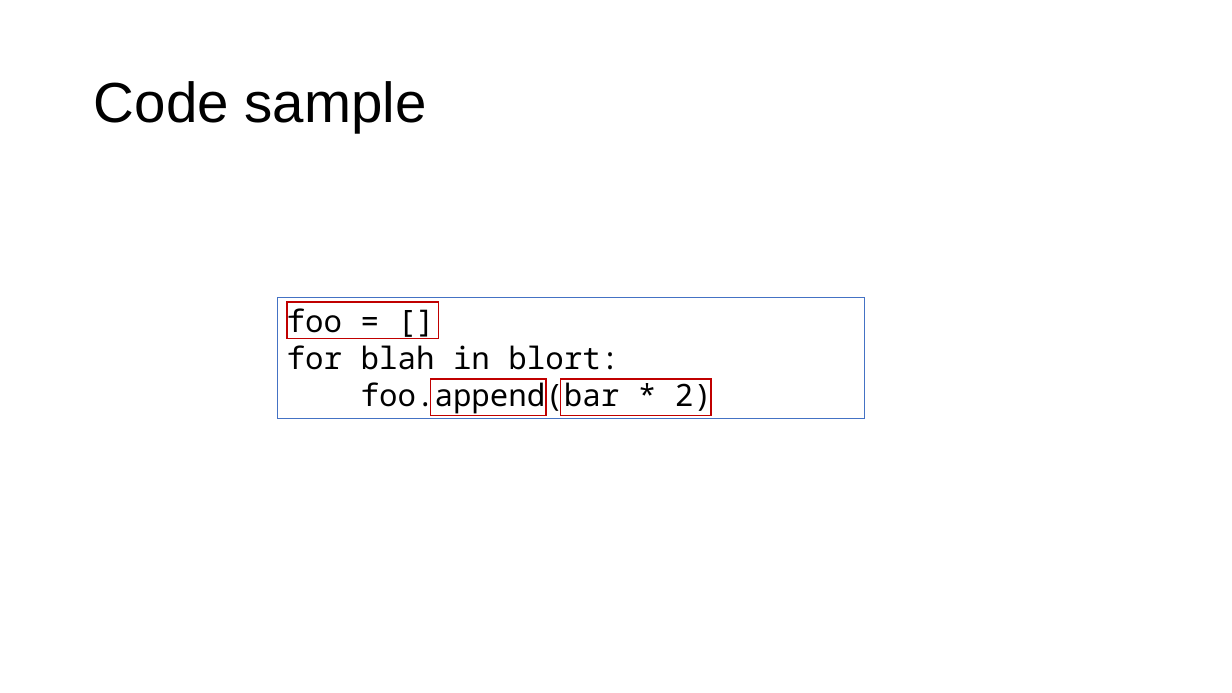
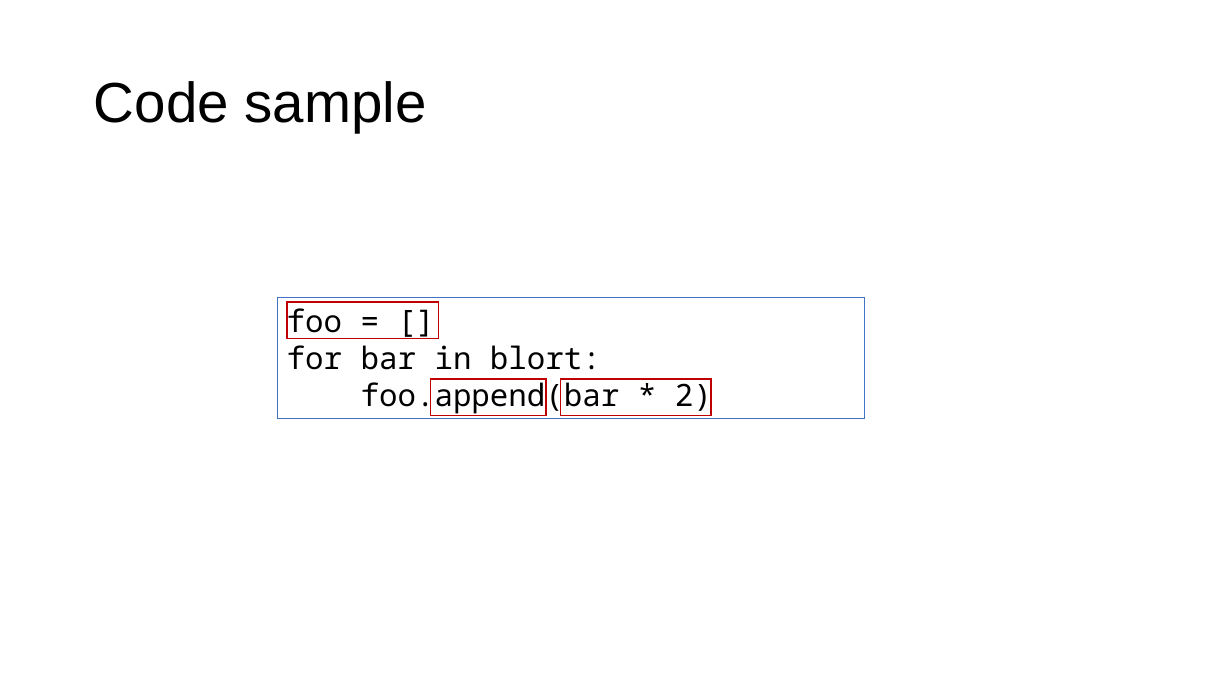
Before and after one commit to parrt/msds689, a slide deck: slide 13 of notes/reading-code.pptx. Drawn at 1232x693 pixels with LibreOffice and Linux fonts; fonts in the diff are those of the drawing; grey boxes stand for pictures; background and template pictures are left out. Boxes give left, top, right and bottom in pixels: in the first picture for what was removed or moved away, otherwise in the second. Text is boxed around its words. In the diff, an @@ line names an element or a change of style, - is before the commit and + after.

```diff
--- a/notes/reading-code.pptx
+++ b/notes/reading-code.pptx
@@ text in rectangle at (287, 345, 601, 370): text changed @@
-for blah in blort:
+for bar in blort:
```
Also in this commit, not shown: 1 other file.
